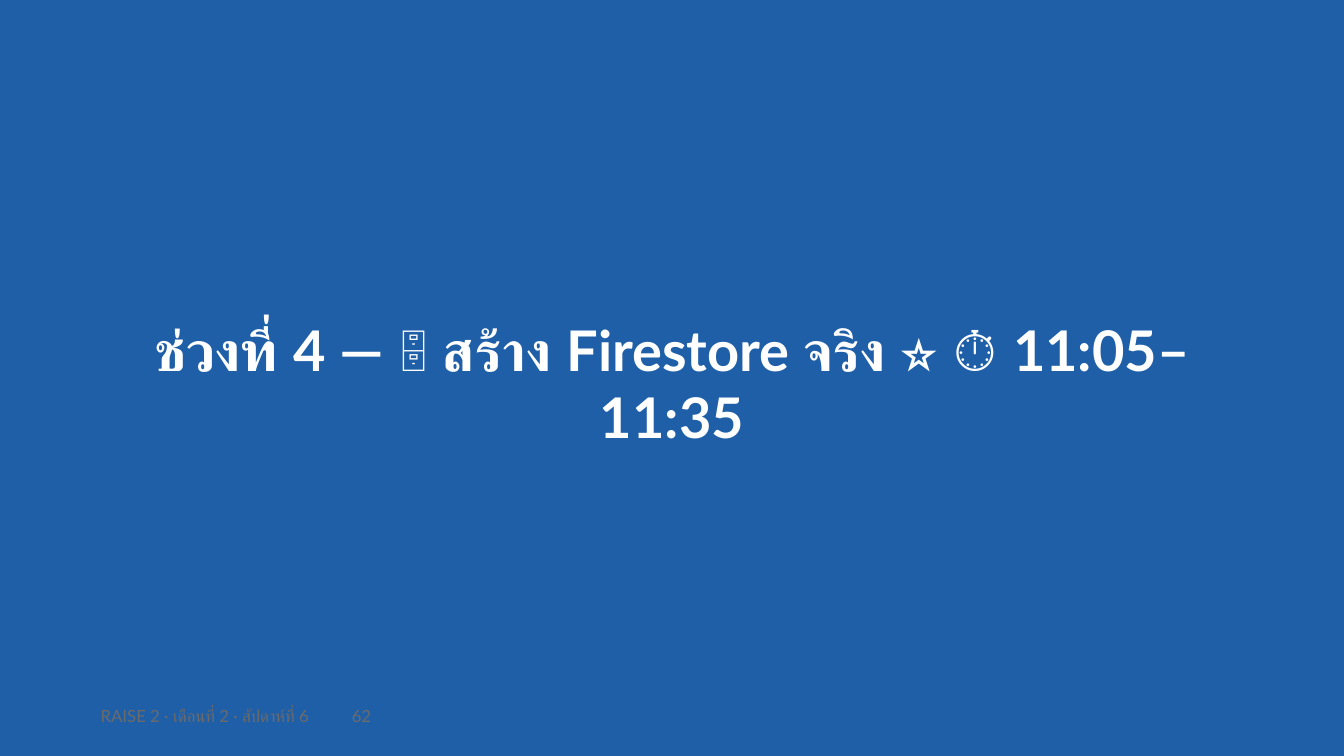
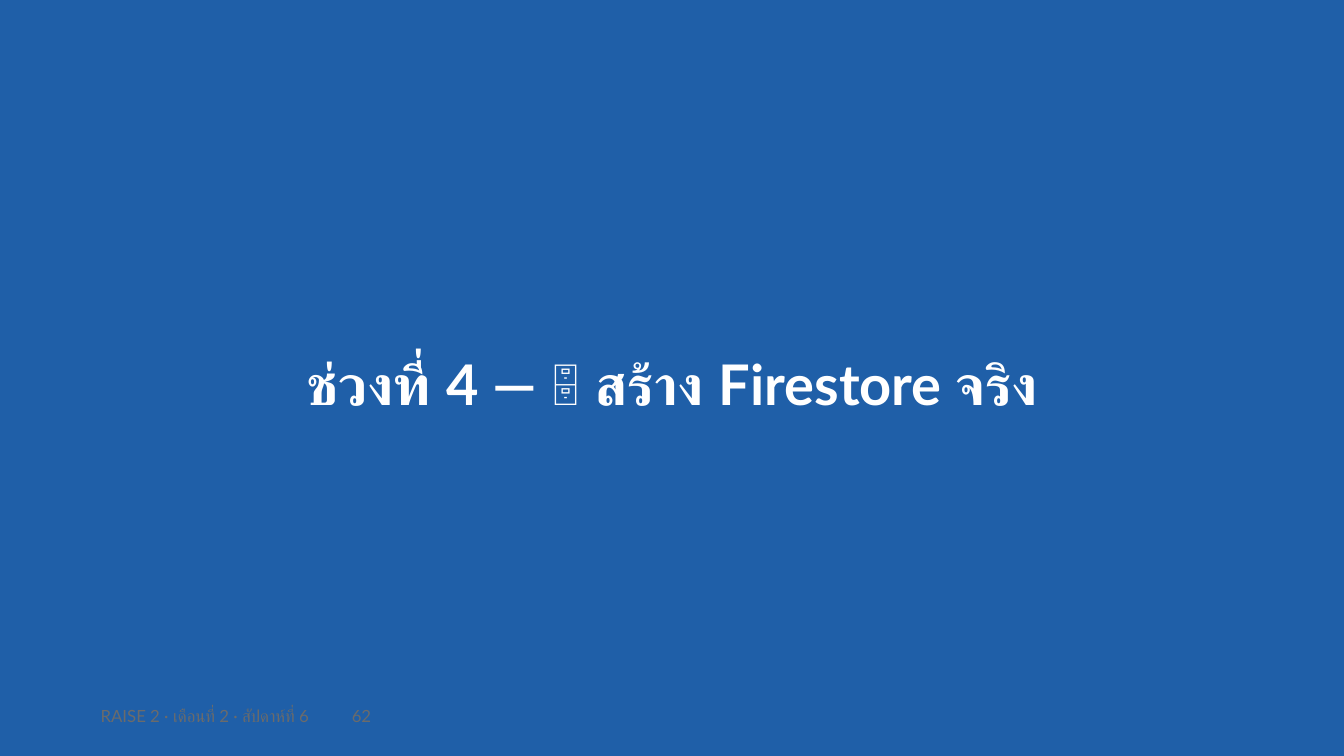
Before and after one commit to cnacha-mfu/raise2-module2, a slide deck: slide 74 of materials/week6/w6-slides.pptx (slide 62 before the commit). Drawn at 1344x756 pixels with LibreOffice and Linux fonts; fonts in the diff are those of the drawing. Boxes give left, top, right and bottom in pixels: in the first picture for what was removed or moved away, otherwise in the second. Text is boxed around its words. In the diff, an @@ line names an element or a change of style, - is before the commit and + after.

```diff
--- a/materials/week6/w6-slides.pptx
+++ b/materials/week6/w6-slides.pptx
@@ text at (306, 361, 1037, 406): text changed @@
-ช่วงที่ 4 — 🗄️ สร้าง Firestore จริง ⭐ ⏱ 11:05–11:35
+ช่วงที่ 4 — 🗄️ สร้าง Firestore จริง
```
Also in this commit, not shown: 15 other slides changed, 3 slides added, 2 other files.
